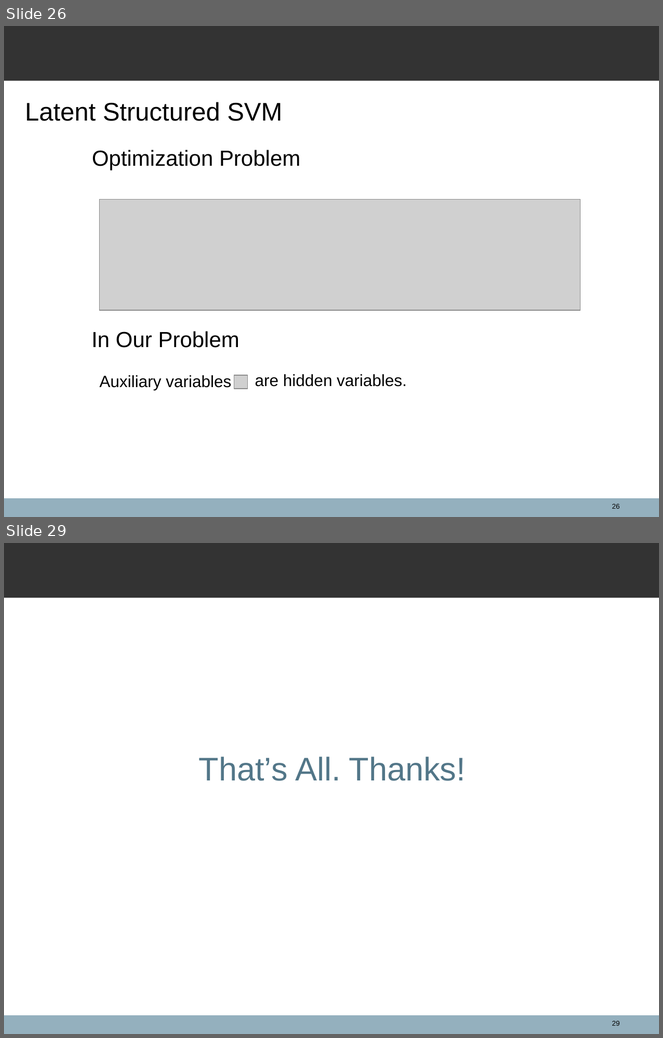
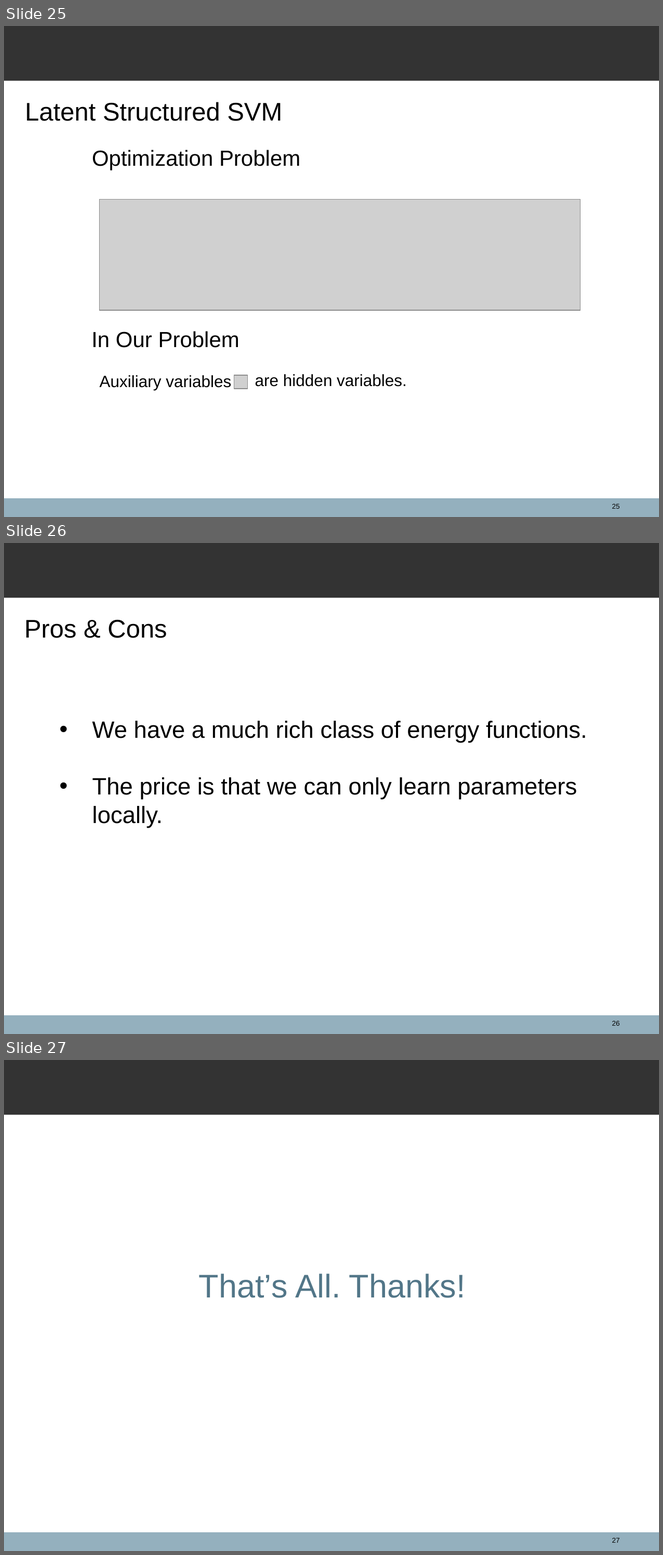
Before and after one commit to spacegoing/ANU_Hounours_Final, a slide deck: FinalTalk/Presentation.ppt. Shown one above the other, each under a label of ours: slides 26 and 29 before the commit, slides 25, 26 and 27 after it; the slides between them are not shown. The pictures are 663x1038 and 663x1555 pixels, drawn with LibreOffice and Linux fonts; fonts in the diff are those of the drawing; grey boxes stand for pictures; background and template pictures are left out. Boxes give left, top, right and bottom in pixels: in the first picture for what was removed or moved away, otherwise in the second. Text is boxed around its words. In the diff, an @@ line names an element or a change of style, - is before the commit and + after.

```diff
--- a/FinalTalk/Presentation.ppt
+++ b/FinalTalk/Presentation.ppt
@@ slide 26 added at <box>4,543,659,1034</box>, background #FFFFFF; not listed: 2 template elements that a slide beside it also shows @@
@@ text added at <box>24,619,167,638</box>, 28 pt, text #000000 @@
+Pros & Cons
@@ text added at <box>92,721,587,828</box>, 26 pt, text #000000 @@
+• We have a much rich class of energy functions.
+• The price is that we can only learn parameters locally.
@@ page number added at <box>612,1021,620,1026</box>, 7.7 pt, text #000000 @@
+26
@@ what was slide 26 is now slide 25 @@
@@ what was slide 29 is now slide 27 @@
@@ page number at <box>612,1538,620,1543</box>: text changed @@
-29
+27
```
Also in this commit, not shown: 14 slides changed, 3 other slides added, 3 slides removed, 3 other files.
